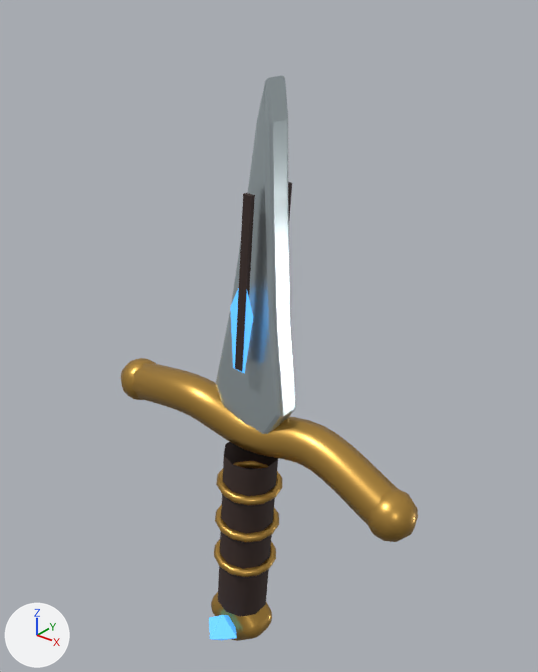
A saved change to the glTF model assets/models/props/weapon_dagger.glb.
Camera for both pictures: a 50 mm lens placed at (1.072, -1.254, 1.254), pointed at (0.016, 0.066, 0.435). Arrows for +X, +Y and +Z are at lower left; the lights stay in place. The older version comes first. Where no turn or scale is listed for an object, it has been applied to the vertices. Vertices at exactly the same position are counted once.

In view in the first picture: 'blade_mesh', 'weapon_fuller_-1', 'weapon_fuller_1', 'weapon_grip', 'weapon_guard', 'weapon_guard_cap_-1', 'weapon_guard_cap_1', 'weapon_pommel', 'weapon_rune', 'weapon_rune_pommel', 'weapon_trim_wrap_0', 'weapon_trim_wrap_1', 'weapon_trim_wrap_2'.
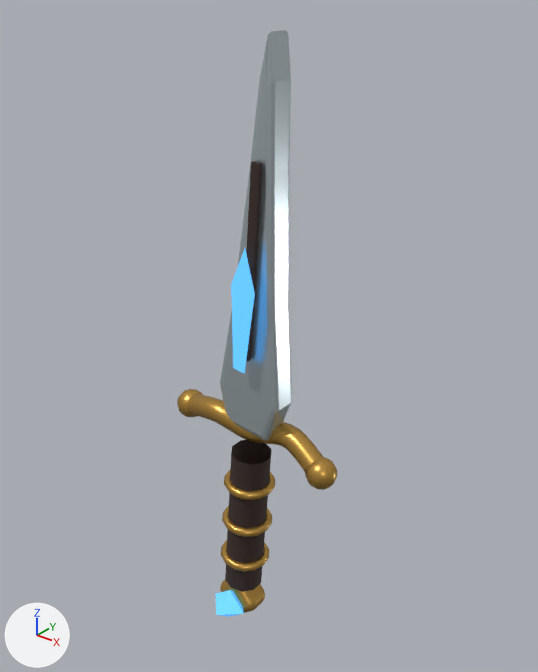
Changed parts and their boxes [x1, y1, x2, y2] in the pictures (538 x 672 px; the box of a moved part takes in the faces that stretch with it):
'blade_mesh', reshaped (10% narrower, 14% taller)
    before: [216, 76, 296, 434]
    after: [220, 30, 292, 440]
'weapon_guard', reshaped
    before: [132, 363, 398, 525]
    after: [187, 394, 323, 471]
'weapon_grip', reshaped (21% narrower, 13% shorter)
    before: [218, 442, 278, 617]
    after: [225, 440, 272, 592]
'weapon_fuller_1', reshaped, moved
    before: [235, 193, 255, 372]
    after: [246, 161, 263, 361]
'weapon_guard_cap_1', moved, rescaled (36% narrower, 37% shorter)
    before: [366, 489, 418, 542]
    after: [305, 457, 338, 490]
'weapon_pommel', reshaped, moved (26% narrower, 32% shorter)
    before: [211, 592, 272, 641]
    after: [220, 580, 265, 613]
'weapon_trim_wrap_0', reshaped
    before: [216, 461, 282, 506]
    after: [224, 470, 275, 500]
'weapon_rune_pommel', moved
    before: [209, 615, 237, 640]
    after: [215, 590, 244, 617]
'weapon_trim_wrap_1', reshaped (22% narrower, 18% shorter)
    before: [215, 504, 279, 542]
    after: [222, 506, 272, 537]
'weapon_trim_wrap_2', reshaped (22% narrower, 15% shorter)
    before: [214, 539, 276, 577]
    after: [221, 540, 269, 572]
'weapon_guard_cap_-1', moved, rescaled (27% narrower, 33% shorter)
    before: [120, 358, 156, 400]
    after: [177, 389, 203, 417]
'weapon_fuller_-1', moved (not visible afterwards)
    before: [288, 182, 292, 218]
part 5 of me_mesh_4, moved or reshaped
    before: [230, 288, 253, 374]
    after: [231, 249, 255, 374]

The change, as a list of edits to the scene's bpy script:
```text
Change me_mesh_0:
    remove me_mesh_0.from_pydata(...)  # 66 vertices, 128 faces; spans x -0.085..0.133, y -0.036..0.036, z 0.197..1.066
    add me_mesh_0.from_pydata(...)  # 66 vertices, 128 faces; spans x -0.07..0.119, y -0.036..0.036, z 0.197..1.153
    me_mesh_0 part 1: 62 of 66 vertices moved; they spanned x -0.085..0.133, y -0.036..0.036, z 0.197..1.066 and now span x -0.07..0.119, y -0.036..0.036, z 0.197..1.153; mean shift (0.004, 0.0, 0.044); largest move (0.086, 0.024, 1.066) -> (0.092, 0.024, 1.153)
Change me_mesh_1:
    remove me_mesh_1.from_pydata(...)  # 200 vertices, 384 faces; spans x -0.415..0.449, y -0.075..0.075, z 0.074..0.288
    add me_mesh_1.from_pydata(...)  # 200 vertices, 384 faces; spans x -0.214..0.245, y -0.05..0.05, z 0.124..0.247
    me_mesh_1 part 2: 200 of 200 vertices moved; they spanned x -0.415..0.449, y -0.075..0.075, z 0.074..0.288 and now span x -0.214..0.245, y -0.05..0.05, z 0.124..0.247; mean shift (0.0, 0.0, -0.002)
Change me_mesh_2:
    remove me_mesh_2.from_pydata(...)  # 121 vertices, 200 faces; spans x -0.105..0.081, y -0.075..0.075, z -0.424..0.125
    add me_mesh_2.from_pydata(...)  # 121 vertices, 200 faces; spans x -0.079..0.062, y -0.055..0.055, z -0.343..0.124
    me_mesh_2 part 3: the whole mesh is multiplied about its middle by the matrix ((0.734, 0.0, 0.009), (0.0, 0.733, 0.0), (0.009, 0.0, 0.851)), then moved by (0.003, 0.0, 0.04)
Change me_mesh_3:
    remove me_mesh_3.from_pydata(...)  # 296 vertices, 588 faces; spans x -0.094..0.094, y -0.06..0.06, z -0.094..0.094
    add me_mesh_3.from_pydata(...)  # 296 vertices, 588 faces; spans x -0.065..0.065, y -0.045..0.045, z -0.065..0.065
    me_mesh_3 part 4: 296 of 296 vertices moved; they spanned x -0.094..0.094, y -0.06..0.06, z -0.094..0.094 and now span x -0.065..0.065, y -0.045..0.045, z -0.065..0.065; mean shift (0.0, 0.0, 0.0)
Change me_mesh_4:
    remove me_mesh_4.from_pydata(...)  # 5 vertices, 3 faces; spans x 0.01..0.079, y 0.0, z 0.397..0.648
    add me_mesh_4.from_pydata(...)  # 5 vertices, 3 faces; spans x 0.014..0.084, y 0.0, z 0.397..0.715
    me_mesh_4 part 5
    me_mesh_4.vertices[1].co: (0.01, 0.0, 0.559) -> (0.014, 0.0, 0.617)  # pixel (230, 307) -> pixel (231, 284)
    me_mesh_4.vertices[2].co: (0.052, 0.0, 0.648) -> (0.057, 0.0, 0.715)  # pixel (243, 275) -> pixel (245, 247)
    me_mesh_4.vertices[3].co: (0.079, 0.0, 0.554) -> (0.084, 0.0, 0.612)  # pixel (253, 317) -> pixel (254, 293)
Change me_mesh_6:
    remove me_mesh_6.from_pydata(...)  # 8 vertices, 12 faces; spans x -0.028..0.028, y -0.006..0.006, z -0.217..0.217
    add me_mesh_6.from_pydata(...)  # 8 vertices, 12 faces; spans x -0.03..0.03, y -0.006..0.006, z -0.239..0.239
    me_mesh_6 part 6: the whole mesh is multiplied about its middle by the matrix ((1.1, 0.0, 0.0), (0.0, 1.1, 0.0), (0.0, 0.0, 1.1))
Change me_mesh_7:
    remove me_mesh_7.from_pydata(...)  # 105 vertices, 168 faces; spans x -0.091..0.091, y -0.089..0.089, z -0.018..0.018
    add me_mesh_7.from_pydata(...)  # 105 vertices, 168 faces; spans x -0.071..0.071, y -0.069..0.069, z -0.016..0.016
    me_mesh_7 part 7: 105 of 105 vertices moved; they spanned x -0.091..0.091, y -0.089..0.089, z -0.018..0.018 and now span x -0.071..0.071, y -0.069..0.069, z -0.016..0.016; mean shift (-0.001, 0.0, 0.0)
Change me_mesh_8:
    remove me_mesh_8.from_pydata(...)  # 105 vertices, 168 faces; spans x -0.091..0.091, y -0.089..0.089, z -0.018..0.018
    add me_mesh_8.from_pydata(...)  # 105 vertices, 168 faces; spans x -0.071..0.071, y -0.069..0.069, z -0.016..0.016
    me_mesh_8 part 8: 105 of 105 vertices moved; they spanned x -0.091..0.091, y -0.089..0.089, z -0.018..0.018 and now span x -0.071..0.071, y -0.069..0.069, z -0.016..0.016; mean shift (-0.001, 0.0, 0.0)
Change me_mesh_9:
    remove me_mesh_9.from_pydata(...)  # 105 vertices, 168 faces; spans x -0.091..0.091, y -0.089..0.089, z -0.018..0.018
    add me_mesh_9.from_pydata(...)  # 105 vertices, 168 faces; spans x -0.071..0.071, y -0.069..0.069, z -0.016..0.016
    me_mesh_9 part 9: 105 of 105 vertices moved; they spanned x -0.091..0.091, y -0.089..0.089, z -0.018..0.018 and now span x -0.071..0.071, y -0.069..0.069, z -0.016..0.016; mean shift (-0.001, 0.0, 0.0)
Change me_mesh_10:
    remove me_mesh_10.from_pydata(...)  # 88 vertices, 140 faces; spans x -0.0618..0.0618, y -0.059..0.059, z -0.0618..0.0618
    add me_mesh_10.from_pydata(...)  # 88 vertices, 140 faces; spans x -0.0399..0.0399, y -0.038..0.038, z -0.0399..0.0399
    me_mesh_10 part 10: the whole mesh is scaled about its middle by 0.645
Change me_mesh_11:
    remove me_mesh_11.from_pydata(...)  # 88 vertices, 140 faces; spans x -0.0618..0.0618, y -0.059..0.059, z -0.0618..0.0618
    add me_mesh_11.from_pydata(...)  # 88 vertices, 140 faces; spans x -0.0399..0.0399, y -0.038..0.038, z -0.0399..0.0399
    me_mesh_11 part 11: the whole mesh is scaled about its middle by 0.645
Change ob_weapon_pommel:
    ob_weapon_pommel.location: (-0.038, 0.0, -0.478) -> (-0.032, 0.0, -0.399)
Change ob_weapon_fuller__1:
    ob_weapon_fuller__1.location: (0.05, 0.066, 0.618) -> (0.053, 0.045, 0.659)
Change ob_weapon_fuller_1:
    ob_weapon_fuller_1.location: (0.05, -0.066, 0.618) -> (0.053, -0.045, 0.659)
Change ob_weapon_guard_cap__1:
    ob_weapon_guard_cap__1.location: (-0.406, 0.0, 0.193) -> (-0.206, 0.0, 0.187)
Change ob_weapon_guard_cap_1:
    ob_weapon_guard_cap_1.location: (0.431, 0.0, 0.126) -> (0.233, 0.0, 0.152)
Change ob_weapon_rune_pommel:
    ob_weapon_rune_pommel.location: (-0.038, -0.085, -0.478) -> (-0.032, -0.06, -0.399)
```
